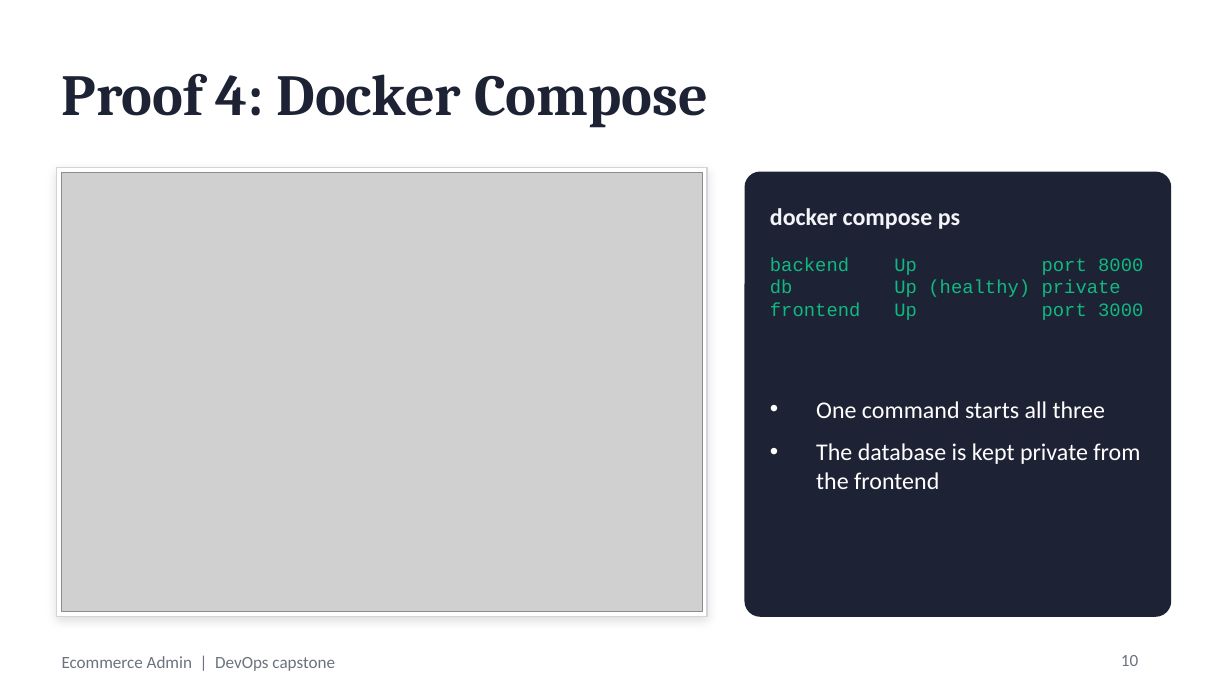
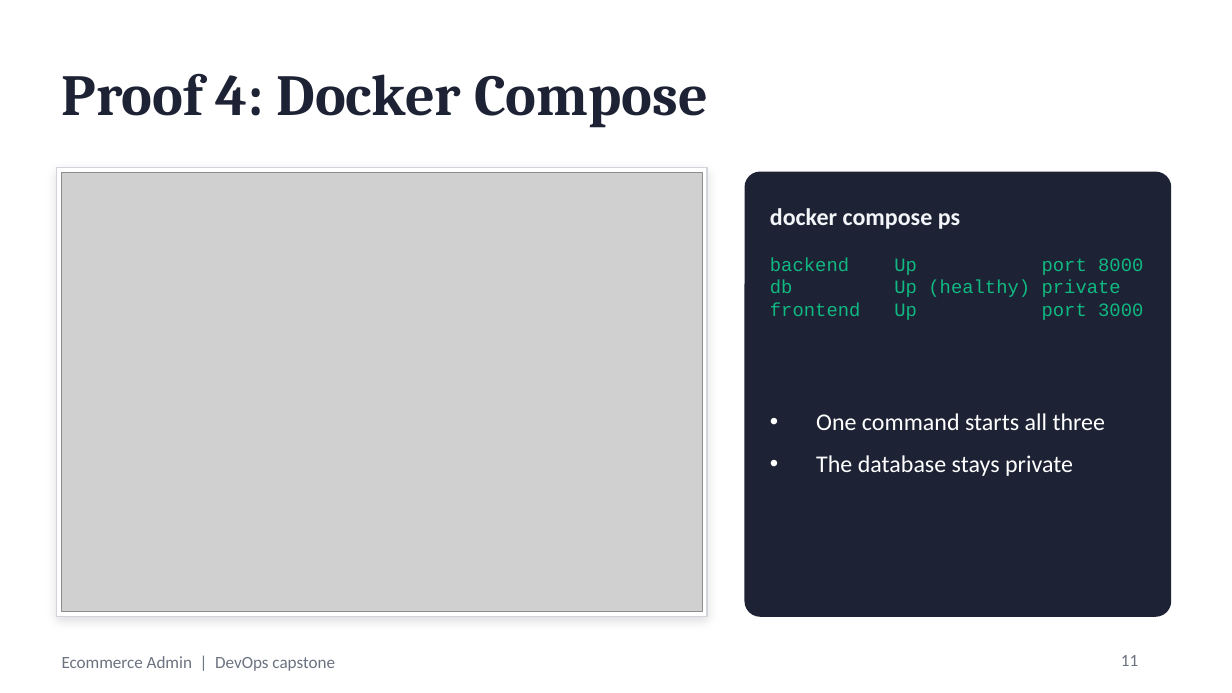
Before and after one commit to CRIMSONHydra/Devops-capstone, a slide deck: slide 11 of Ecommerce-Admin-DevOps-Capstone.pptx (slide 10 before the commit). Drawn at 1232x693 pixels with LibreOffice and Linux fonts; fonts in the diff are those of the drawing; grey boxes stand for pictures. Boxes give left, top, right and bottom in pixels: in the first picture for what was removed or moved away, otherwise in the second. Text is boxed around its words. In the diff, an @@ line names an element or a change of style, - is before the commit and + after.

```diff
--- a/Ecommerce-Admin-DevOps-Capstone.pptx
+++ b/Ecommerce-Admin-DevOps-Capstone.pptx
@@ text "One command starts all three": place and size @@
-text "One command starts all three" at box(816, 401, 1140, 489)
+text "One command starts all three" at box(816, 413, 1105, 476)
@@ text at box(816, 455, 1073, 476): text changed @@
-• The database is kept private from the frontend
+• The database stays private
@@ page number at box(1121, 655, 1138, 666): text changed @@
-10
+11
```
Also in this commit, not shown: 11 other slides changed, 2 slides added, 3 other files.
